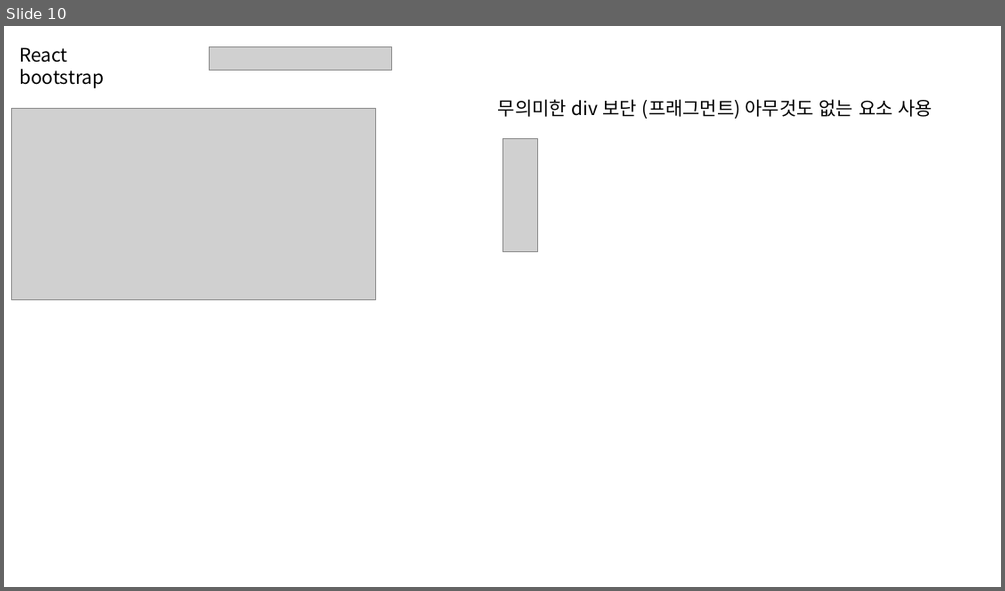
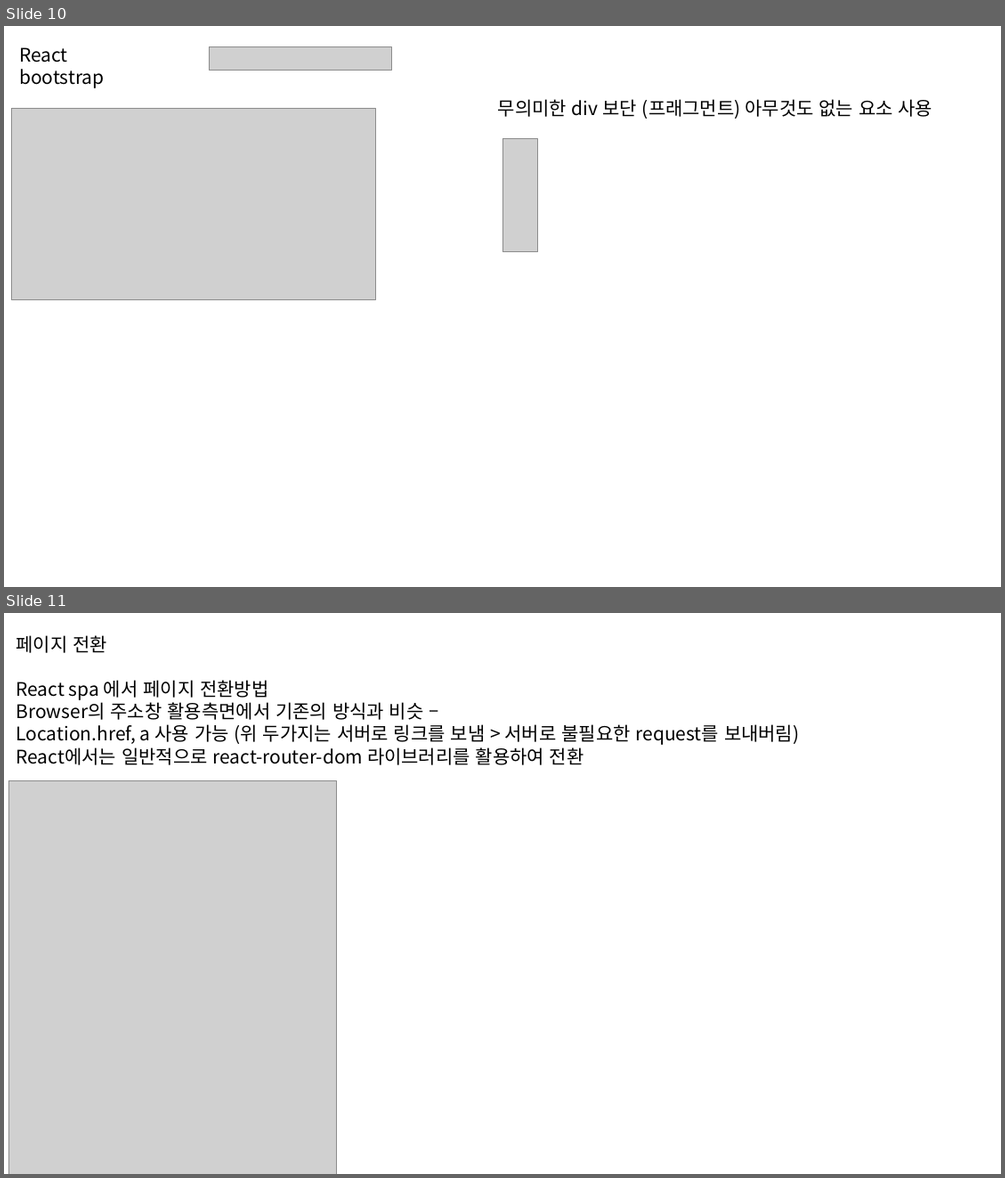
Before and after one commit to HSungJun/AfterSemi, a slide deck: react/React.pptx. Shown one above the other, each under a label of ours: slide 10 before the commit, slides 10 and 11 after it. The pictures are 1005x591 and 1005x1178 pixels, drawn with LibreOffice and Linux fonts; fonts in the diff are those of the drawing; grey boxes stand for pictures. Boxes give left, top, right and bottom in pixels: in the first picture for what was removed or moved away, otherwise in the second. Text is boxed around its words. In the diff, an @@ line names an element or a change of style, - is before the commit and + after.

Commit message:
React

```diff
--- a/react/React.pptx
+++ b/react/React.pptx
@@ slide 11 added at [4,613,1001,1174], background #FFFFFF @@
@@ text added at [16,635,799,765], 18 pt, text #000000 @@
+페이지 전환
+React spa 에서 페이지 전환방법
+Browser의 주소창 활용측면에서 기존의 방식과 비슷 –
+Location.href, a 사용 가능 (위 두가지는 서버로 링크를 보냄 > 서버로 불필요한 request를 보내버림)
+React에서는 일반적으로 react-router-dom 라이브러리를 활용하여 전환
@@ picture added at [8,780,337,1174] @@
```
Also in this commit, not shown: 2 other slides added, 36 other files.
